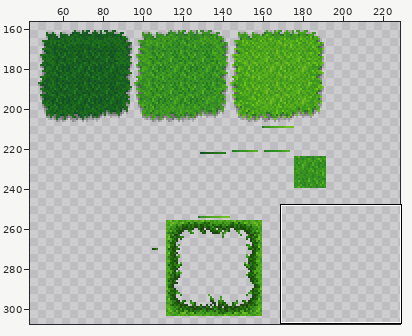
Two states of a sprite sheet, src/GameNew/sprites/tileset_test33/layers/9a154435-6380-4743-8901-c49a795196ca/d93afa2a-8b31-45fb-9d2a-ca0fa3236599.png. Above: a wide view before the commit, with the close-up outlined.
Close-up. Before the commit:
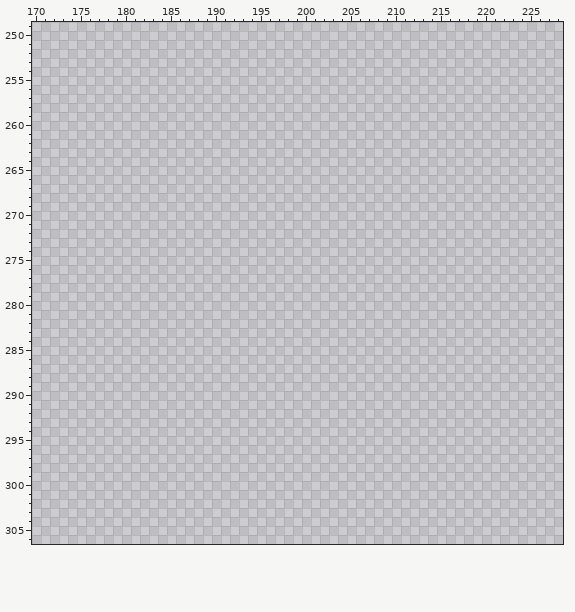
The file is 320x320 pixels. Colours within 5 levels of each other are drawn and written as one. Shown: x 170..228, y 249..306. The wide view leaves out empty margins.
New version:
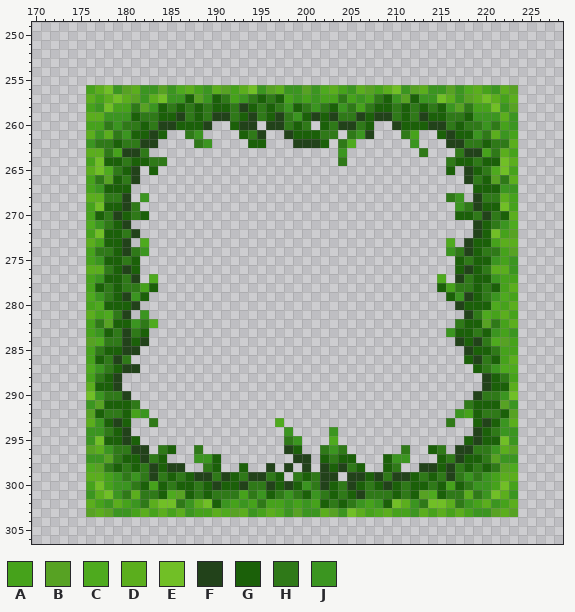
Palette (. is transparent): A #46a21b  B #57a223  C #4eaa1e  D #5bae1d  E #71bf26  F #22421a  G #1b6009  H #2f7918  J #3b9520
What changed:
y 256: x 176..223 ................................................ -> ADEJBDJJBJCDAJDBADEJBDJJBJCDAJDBADEJBDJJBJCDAJDB
y 257: x 176..223 ................................................ -> DADEDBJDEJJGBJGHAJHGHGAJAJAAHAJAHGJBGJJEDJBDEDAD
y 258: x 176..223 ................................................ -> AJEAAHBJGHGHGHGGHFGHGHJGHJHGJHAHGGHGHGHGJBHAAEJB
y 259: x 176..223 ................................................ -> DDJJJGHHGGFHGHFFHGFHGFHJGFGFHHFGFFHGHFGGHHGJJJDJ
y 260: x 176..189 .............. -> AAHJHHGHFFGGGF; x 192..194 ... -> GFF; x 196..200 ..... -> FFHGH; x 202..207 ...... -> GHFFHG; x 210..223 .............. -> FGGGFFHGHHJHAJ
y 261: x 176..184 ......... -> DJDHJGGFG; x 187..188 .. -> HJ; x 193..195 ... -> GHF; x 198..203 ...... -> FGGGHH; x 205..207 ... -> HJF; x 211..212 .. -> HA; x 215..223 ......... -> GFGGJHDJA
y 262: x 176..183 ........ -> JHHGHHFF; x 188..189 .. -> HJ; x 194..195 .. -> GG; x 199..202 .... -> FFFG; x 204..205 .. -> HC; x 212 . -> J; x 216..223 ........ -> FFHHGHHD
y 263: x 176..182 ....... -> DDHAFFH; x 204 . -> J; x 213 . -> H; x 217..223 ....... -> HFFAHDA
y 264: x 176..184 ......... -> AEGGHGGHH; x 204 . -> H; x 216..223 ........ -> HGGHGGED
y 265: x 176..181 ...... -> DECHGF; x 183 . -> G; x 216 . -> G; x 218..223 ...... -> FGHCEA
y 266: x 176..181 ...... -> AHBGHF; x 218..223 ...... -> FHGBHD
y 267: x 176..180 ..... -> AJGGG; x 219..223 ..... -> GGGJJ
y 268: x 176..180 ..... -> DDHHF; x 182 . -> J; x 216..217 .. -> HJ; x 219..223 ..... -> FHHDA
y 269: x 176..181 ...... -> AEGGFH; x 217..223 ....... -> JHFGGEA
y 270: x 176..182 ....... -> AGHFGHG; x 217..223 ....... -> GGHFHGD
y 271: x 176..180 ..... -> CJHGF; x 219..223 ..... -> FGHJC
y 272: x 176..181 ...... -> AEGGHF; x 219..223 ..... -> FGEAB
y 273: x 176..180 ..... -> DAGGF; x 182 . -> C; x 216 . -> C; x 218..223 ...... -> FGGADD
y 274: x 176..182 ....... -> AHHGFHJ; x 216..223 ........ -> JHFGHHAB
y 275: x 176..181 ...... -> AJGGHG; x 217..223 ....... -> GHGGJAJ
y 276: x 176..181 ...... -> DDHGFG; x 217..223 ....... -> GFGHDDJ
y 277: x 176..181 ...... -> AJGGHF; x 183 . -> C; x 215 . -> C; x 217..223 ....... -> FHGGJAA
y 278: x 176..183 ........ -> AGHGHHAG; x 215..223 ......... -> GAHHGHGAD
y 279: x 176..182 ....... -> CJHGFJG; x 216..223 ........ -> GJFGHJCA
y 280: x 176..181 ...... -> ACGGGF; x 217..223 ....... -> FGGGCAD
y 281: x 176..180 ..... -> DACHF; x 182 . -> J; x 218..223 ...... -> FHCADA
y 282: x 176..183 ........ -> AHBGGJHC; x 217..223 ....... -> HGGBHAD
y 283: x 176..182 ....... -> AJGHFHG; x 216..223 ........ -> JGGHGJAJ
y 284: x 176..182 ....... -> BCHHFGF; x 217..223 ....... -> FGFHCBA
y 285: x 176..181 ...... -> AHGGFF; x 218..223 ...... -> FGGHAA
y 286: x 176..180 ..... -> AGHFH; x 218..223 ...... -> GFHGAD
y 287: x 176..181 ...... -> CJHGFF; x 219..223 ..... -> GHJCC
y 288: x 176..179 .... -> AHGF; x 220..223 .... -> FGHA
y 289: x 176..179 .... -> DGGF; x 220..223 .... -> FGGD
y 290: x 176..180 ..... -> EJHHF; x 219..223 ..... -> FHHJE
y 291: x 176..181 ...... -> JBGGGH; x 218..223 ...... -> HGGGBJ
y 292: x 176..182 ....... -> BGHHGAJ; x 217..223 ....... -> JAGHHGB
y 293: x 176..180 ..... -> DJGFG; x 183 . -> H; x 197 . -> C; x 216 . -> H; x 219..223 ..... -> GFGJD
y 294: x 176..180 ..... -> JJHGF; x 198 . -> J; x 203 . -> J; x 219..223 ..... -> FGHJJ
y 295: x 176..181 ...... -> JEGGFG; x 198..199 .. -> HJ; x 203 . -> C; x 218..223 ...... -> GFGGEJ
y 296: x 176..182 ....... -> BDJHHFF; x 184..185 .. -> HG; x 188 . -> H; x 198..199 .. -> FG; x 202..204 ... -> HJH; x 211 . -> H; x 214..215 .. -> GH; x 217..223 ....... -> FFHHJDB
y 297: x 176..184 ......... -> JJBHGGFHG; x 188..190 ... -> JJG; x 199..200 .. -> FF; x 202..205 .... -> GHGG; x 209..211 ... -> GJJ; x 215..223 ......... -> GHFGGHBJJ
y 298: x 176..186 ........... -> CBHGHGHFGFF; x 189..190 .. -> HG; x 193 . -> G; x 196 . -> F; x 198 . -> F; x 200 . -> F; x 202..206 ..... -> FGFHG; x 209..210 .. -> GH; x 213..223 ........... -> FFGFHGHGHBC
y 299: x 176..197 ...................... -> DDAJHJHFHGHGFFHFGHFFHG; x 199..203 ..... -> HGHFF; x 205..223 ................... -> FFGFHFFGHGHFHJHJADD
y 300: x 176..223 ................................................ -> AEAJJHGAGHGGHGFGGFHHFGFGJHFGHFGHGFGHGGHGAGHJJAEA
y 301: x 176..223 ................................................ -> JDEJHDHHGCBGHGHHHAHJGHJHGJHGHGFHHHGHGBCGHHDHJEDJ
y 302: x 176..223 ................................................ -> DAJDAJHDEEHJDEGJAJAHAAJAJAGHGHJAJGEDJHEEDHJADJAD
y 303: x 176..223 ................................................ -> BDBJJADADADJAADCBDJADCJBJJDBJEDACDAAJDADADAJJBDB
Pixel boxes of the changes (left, top, right, bottom) in both close-ups:
added: (86, 85, 518, 517)
